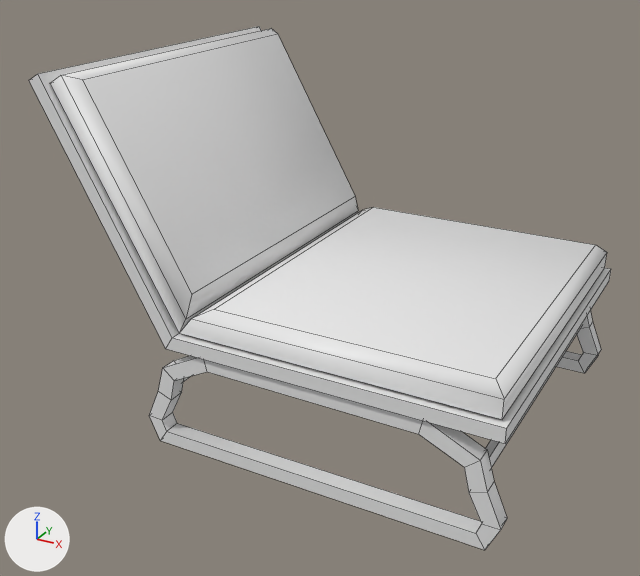
What one commit did to the OBJ model Assets/Models/Foyer/mod_Sofa_Eingangshalle.obj.
One viewpoint serves both versions: a 50 mm camera at (2.38, -5.44, 3.54) aimed at (-0.49, -0.23, 0.94). Every picture has the same lights, and +X, +Y and +Z are marked at lower left. Mesh edges are drawn as thin lines. Where no turn or scale is listed for an object, it has been applied to the vertices.

The older version as bpy lines, for what is in view:
```python
me_mod_sofa_eingangshalle = bpy.data.meshes.new('mod_Sofa_Eingangshalle')
me_mod_sofa_eingangshalle.from_pydata(...)  # 132 vertices, 113 faces; spans x -2.02..1.29, y -1.31..1.31, z 0.0..2.52
ob_mod_sofa_eingangshalle = bpy.data.objects.new('mod_Sofa_Eingangshalle', me_mod_sofa_eingangshalle)
ob_mod_sofa_eingangshalle.location = (0.0, 0.0, 0.0)
```
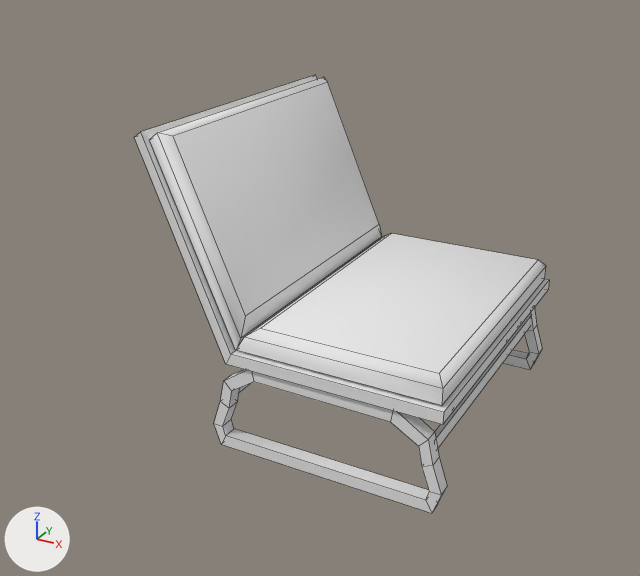
Pixel boxes [x1, y1, x2, y2] of what changed, in the pictures (640 x 576 px; the box of a moved part takes in the faces that stretch with it):
'mod_Sofa_Eingangshalle', reshaped (29% narrower, 16% shorter): before [29, 26, 611, 550]; after [134, 75, 549, 513]
part 1 of me_mod_sofa_eingangshalle, moved or reshaped: before [485, 323, 583, 468]; after [435, 316, 531, 448]
part 2 of me_mod_sofa_eingangshalle, moved or reshaped: before [29, 26, 611, 444]; after [134, 75, 549, 425]
part 3 of me_mod_sofa_eingangshalle, moved or reshaped: before [180, 207, 607, 420]; after [236, 233, 546, 405]
part 4 of me_mod_sofa_eingangshalle, moved or reshaped: before [50, 29, 358, 334]; after [150, 77, 382, 350]
part 5 of me_mod_sofa_eingangshalle, added: after [214, 369, 447, 513]
part 6 of me_mod_sofa_eingangshalle, added: after [503, 308, 542, 369]
part 7 of me_mod_sofa_eingangshalle, deleted: before [149, 356, 507, 550]
part 8 of me_mod_sofa_eingangshalle, deleted: before [556, 311, 601, 373]

The change, as a list of edits to the scene's bpy script:
```text
Add mat_none:
    mat_none = principled_material('None')
    mat_none.base_color = (0.8, 0.8, 0.8)  # white #e7e7e7
    mat_none.roughness = 1.0
Change me_mod_sofa_eingangshalle:
    used by ob_mod_sofa_eingangshalle; location = (0.0, 0.0, 0.0)
    remove me_mod_sofa_eingangshalle.from_pydata(...)  # 132 vertices, 113 faces; spans x -2.02..1.29, y -1.31..1.31, z 0.0..2.52
    add me_mod_sofa_eingangshalle.from_pydata(...)  # 132 vertices, 113 faces; spans x -1.34..0.85, y -1.13..1.13, z 0.0..2.19
    me_mod_sofa_eingangshalle part 1: the loose piece of 8 vertices spanning x 1.09..1.14, y -1.18..1.2, z 0.43..0.55 is scaled about the mesh origin by (0.662, 0.868, 0.868), in mat_none (white #e7e7e7)
    me_mod_sofa_eingangshalle part 2: the loose piece of 12 vertices spanning x -2.02..1.27, y -1.31..1.31, z 0.78..2.52 is scaled about the mesh origin by (0.662, 0.868, 0.868), in mat_none (white #e7e7e7)
    me_mod_sofa_eingangshalle part 3: the loose piece of 12 vertices spanning x -0.98..1.23, y -1.26..1.26, z 0.9..1.1 is scaled about the mesh origin by (0.662, 0.868, 0.868), in mat_none (white #e7e7e7)
    me_mod_sofa_eingangshalle part 4: the loose piece of 12 vertices spanning x -1.89..-0.92, y -1.26..1.26, z 0.9..2.52 is scaled about the mesh origin by (0.662, 0.868, 0.868), in mat_none (white #e7e7e7)
    me_mod_sofa_eingangshalle part 5: a new loose piece of 40 vertices spanning x -0.85..0.85, y -1.11..-1.01, z 0.0..0.69, in mat_none (white #e7e7e7)
    me_mod_sofa_eingangshalle part 6: a new loose piece of 40 vertices spanning x -0.85..0.85, y 1.01..1.11, z 0.0..0.69, in mat_none (white #e7e7e7)
    me_mod_sofa_eingangshalle part 7
    40 vertices are removed from x -1.29..1.29, y -1.28..-1.16, z 0.0..0.79
    39 faces are deleted
    me_mod_sofa_eingangshalle part 8
    40 vertices are removed from x -1.29..1.29, y 1.16..1.28, z 0.0..0.79
    39 faces are deleted
    add me_mod_sofa_eingangshalle.materials.append(mat_none)  # white #e7e7e7
```
